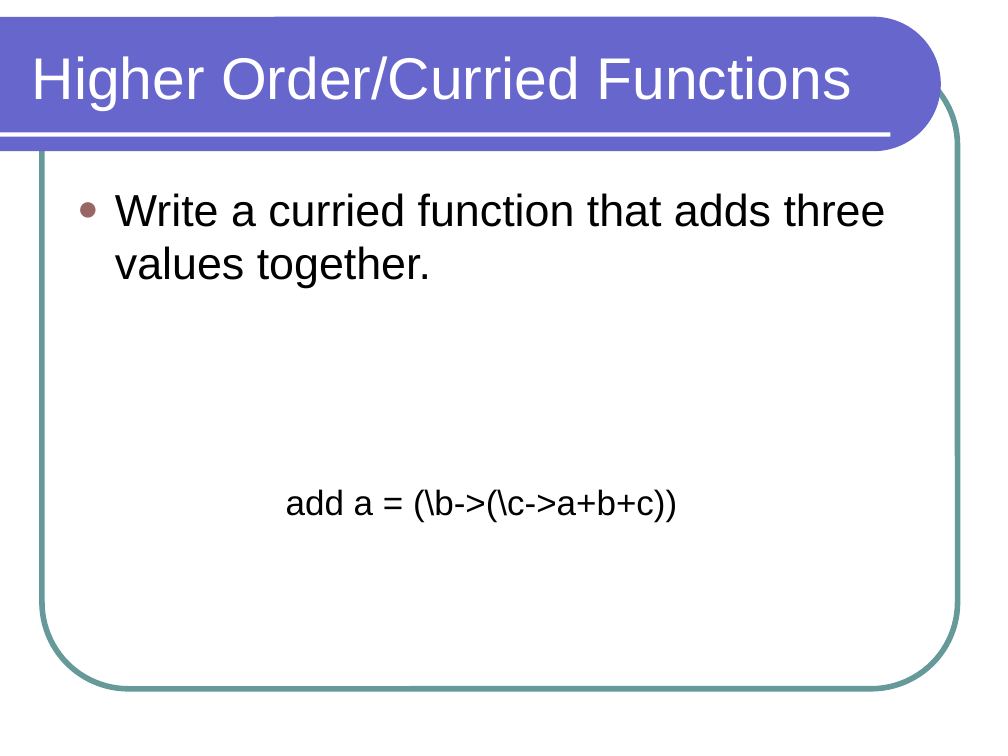
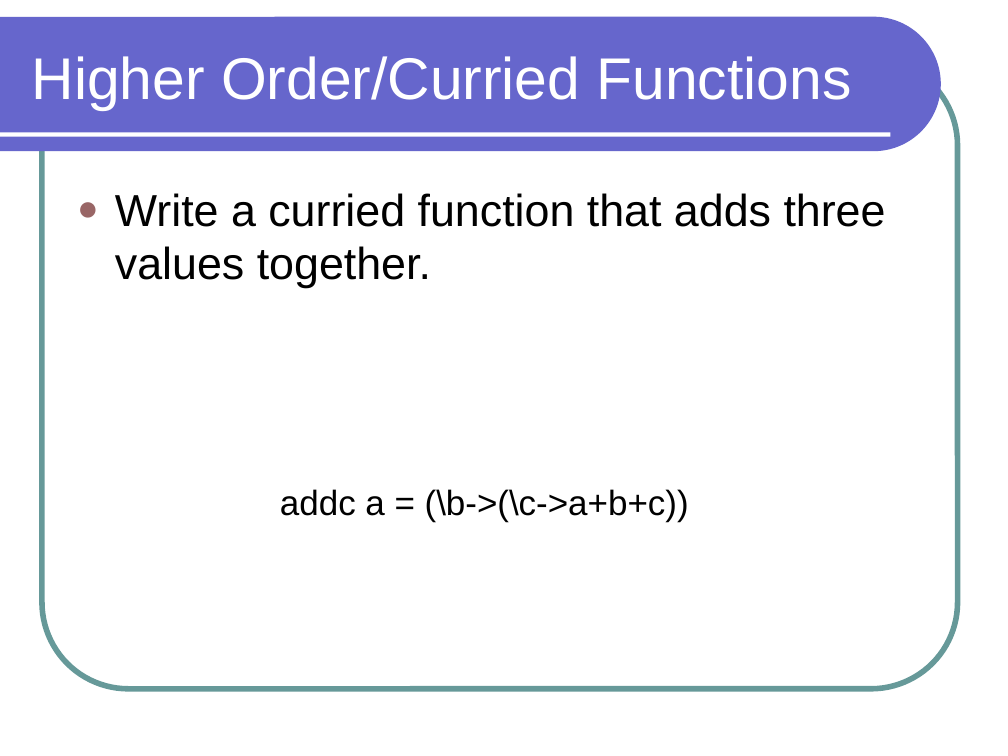
Before and after one commit to lutzhamel/CSC301, a slide deck: slide 4 of notes/csc301-ln015.ppt. Drawn at 1008x756 pixels with LibreOffice and Linux fonts; fonts in the diff are those of the drawing. Boxes give left, top, right and bottom in pixels: in the first picture for what was removed or moved away, otherwise in the second. Text is boxed around its words. In the diff, an @@ line names an element or a change of style, - is before the commit and + after.

```diff
--- a/notes/csc301-ln015.ppt
+++ b/notes/csc301-ln015.ppt
@@ text at (280,489,689,521): text changed @@
-add a = (\b->(\c->a+b+c))
+addc a = (\b->(\c->a+b+c))
```
Also in this commit, not shown: 2 other slides changed, 1 slide added, 8 other files.
